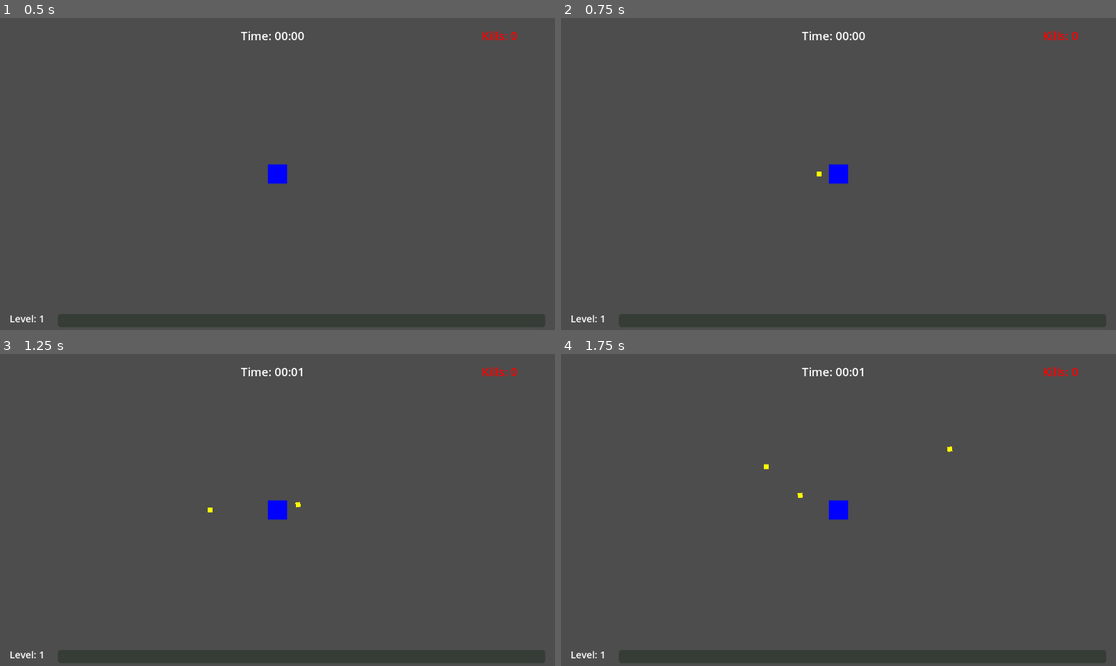
Above: before the commit, frames 1-4 (two rows, left to right).
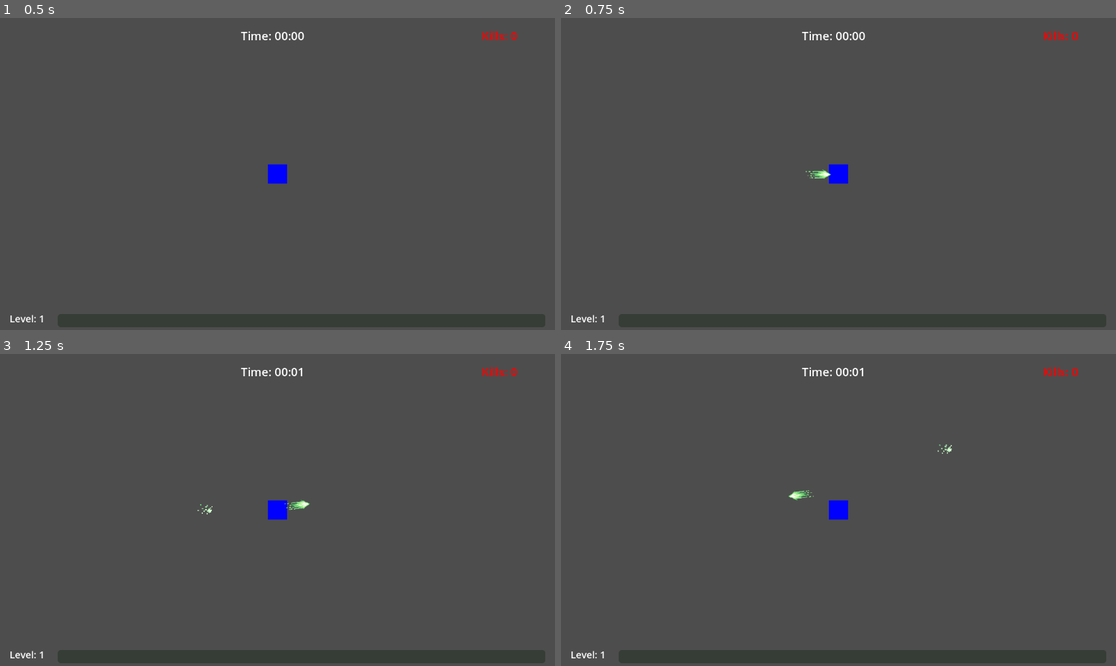
Above: after the commit, the same moments.

Repository: nihonjin904/2d-game-assignment-2
Game: Godot game, scene res://Main.tscn
The game is run twice, just before and just after one commit, with the same random seed, the same clock (stepped at 60 frames per second) and the same inputs.
Inputs (mouse positions are in pixels of both pictures, inside the frame that each line leads up to):
- Up to frame 1 (0.5 s): no input
- Up to frame 2 (0.75 s): tap Enter at 0.5 s; move the mouse to (960, 158) at 0.52 s; hold D from 0.53 s (still down)
- Up to frame 3 (1.25 s): keep holding D
- Up to frame 4 (1.75 s): move the mouse to (727, 525) at 1.27 s; release D at 1.28 s; hold S from 1.28 s (still down)

Frame 1 is identical in both runs. In frame 2, less than 0.1% of the frame differs, in the area x 44-49%, y 48-52%; in frame 3, 0.1%; in frame 4, 0.1%, in the area x 36-71%, y 28-47%.

Commit message:
bullet animation

Diff:
--- a/assignment-2/assignment-2/Bullet.tscn
+++ b/assignment-2/assignment-2/Bullet.tscn
@@ -1,14 +1,66 @@
-[gd_scene load_steps=4 format=3]
+[gd_scene load_steps=11 format=3 uid="uid://cje2a7orgkwb"]
 
-[ext_resource type="Script" path="res://Bullet.gd" id="1_script"]
+[ext_resource type="Script" uid="uid://dwi23bkr4u2jt" path="res://Bullet.gd" id="1_script"]
+[ext_resource type="Texture2D" uid="uid://biy7f0k5o5k5r" path="res://bullet_animation.png" id="2_4s4u5"]
 
 [sub_resource type="RectangleShape2D" id="RectangleShape2D_1"]
 size = Vector2(10, 10)
+
+[sub_resource type="AtlasTexture" id="AtlasTexture_7281b"]
+atlas = ExtResource("2_4s4u5")
+region = Rect2(0, 0, 416, 416)
+
+[sub_resource type="AtlasTexture" id="AtlasTexture_u8st5"]
+atlas = ExtResource("2_4s4u5")
+region = Rect2(416, 0, 416, 416)
+
+[sub_resource type="AtlasTexture" id="AtlasTexture_7awvy"]
+atlas = ExtResource("2_4s4u5")
+region = Rect2(832, 0, 416, 416)
+
+[sub_resource type="AtlasTexture" id="AtlasTexture_1rjr3"]
+atlas = ExtResource("2_4s4u5")
+region = Rect2(0, 416, 416, 416)
+
+[sub_resource type="AtlasTexture" id="AtlasTexture_3iaeh"]
+atlas = ExtResource("2_4s4u5")
+region = Rect2(416, 416, 416, 416)
+
+[sub_resource type="AtlasTexture" id="AtlasTexture_a8g78"]
+atlas = ExtResource("2_4s4u5")
+region = Rect2(832, 416, 416, 416)
+
+[sub_resource type="SpriteFrames" id="SpriteFrames_fd626"]
+animations = [{
+"frames": [{
+"duration": 1.0,
+"texture": SubResource("AtlasTexture_7281b")
+}, {
+"duration": 1.0,
+"texture": SubResource("AtlasTexture_u8st5")
+}, {
+"duration": 1.0,
+"texture": SubResource("AtlasTexture_7awvy")
+}, {
+"duration": 1.0,
+"texture": SubResource("AtlasTexture_1rjr3")
+}, {
+"duration": 1.0,
+"texture": SubResource("AtlasTexture_3iaeh")
+}, {
+"duration": 1.0,
+"texture": SubResource("AtlasTexture_a8g78")
+}],
+"loop": false,
+"name": &"default",
+"speed": 6.0
+}]
 
 [node name="Bullet" type="Area2D"]
 script = ExtResource("1_script")
 
 [node name="ColorRect" type="ColorRect" parent="."]
+visible = false
 offset_left = -5.0
 offset_top = -5.0
 offset_right = 5.0
@@ -19,3 +71,12 @@
 shape = SubResource("RectangleShape2D_1")
 
 [node name="VisibleOnScreenNotifier2D" type="VisibleOnScreenNotifier2D" parent="."]
+
+[node name="Area2D" type="Area2D" parent="."]
+
+[node name="AnimatedSprite2D" type="AnimatedSprite2D" parent="Area2D"]
+scale = Vector2(0.2, 0.2)
+sprite_frames = SubResource("SpriteFrames_fd626")
+autoplay = "default"
+frame = 5
+frame_progress = 1.0
Binary file added: assignment-2/assignment-2/bullet_animation.png
Not shown, added: assignment-2/assignment-2/bullet_animation.png.import
